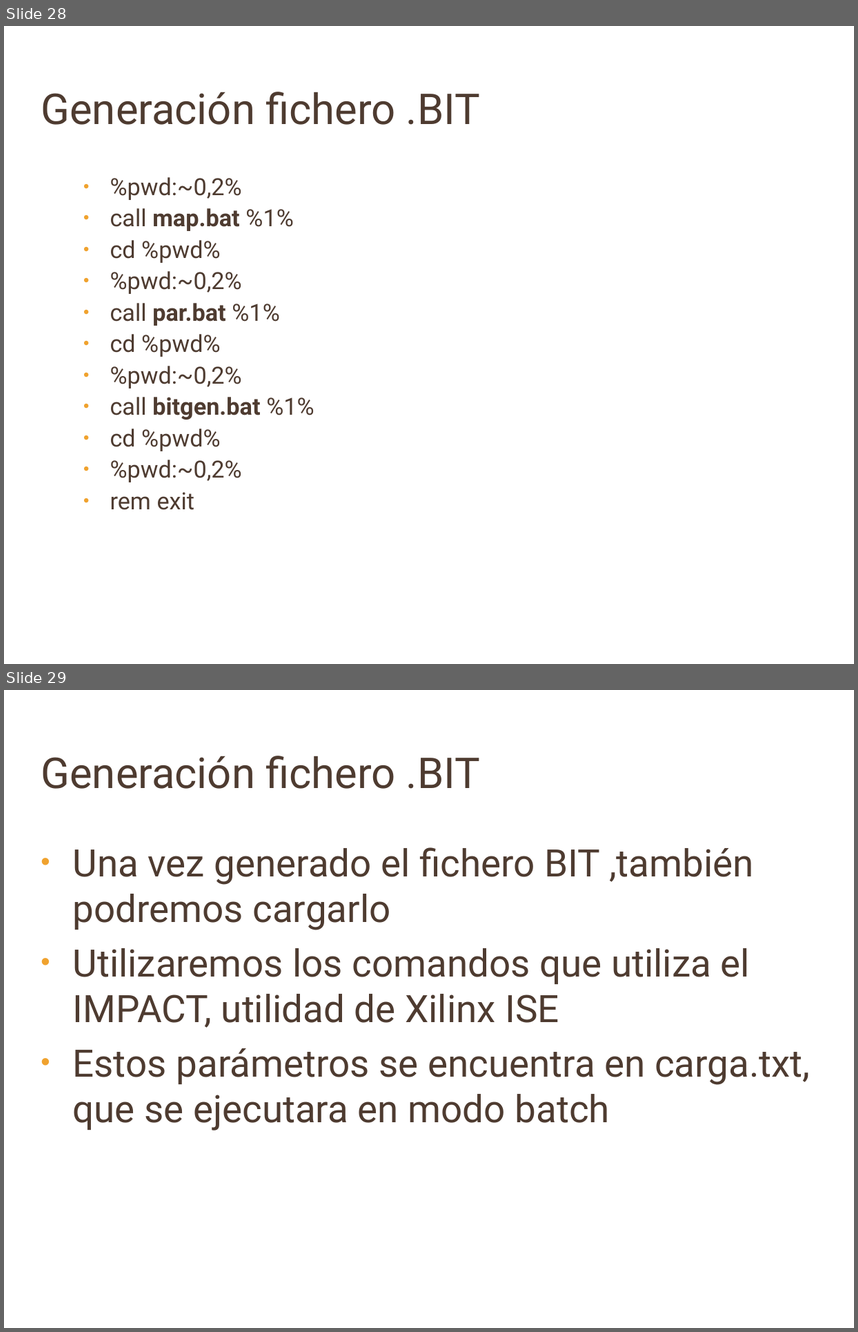
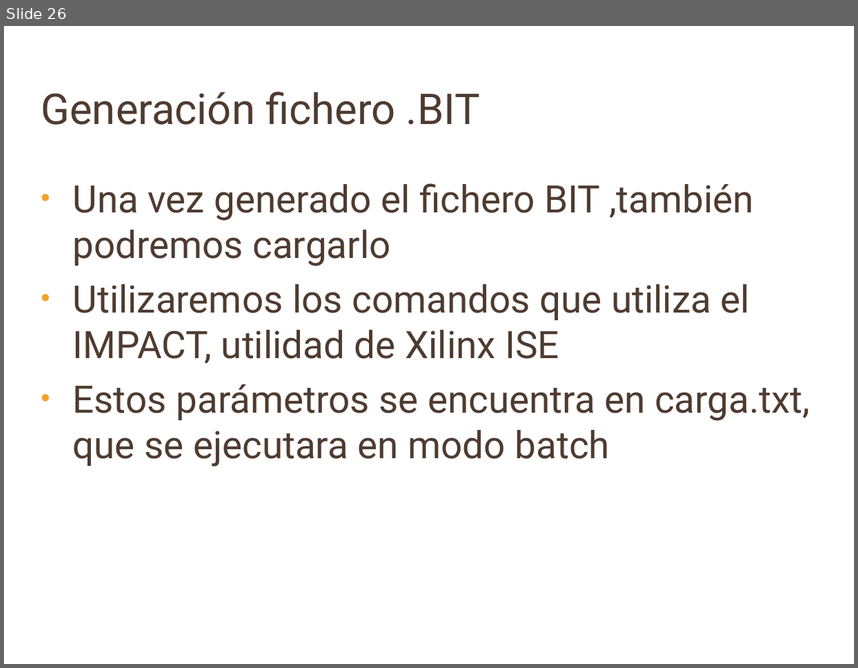
Before and after one commit to gargomanjr/fpga2010, a slide deck: Nessy2.0/memoria/Presentacion_SSII.ppt. Shown one above the other, each under a label of ours: slides 28 and 29 before the commit, slide 26 after it. The pictures are 858x1332 and 858x668 pixels, drawn with LibreOffice and Linux fonts; fonts in the diff are those of the drawing; background and template pictures are left out. Boxes give left, top, right and bottom in pixels: in the first picture for what was removed or moved away, otherwise in the second. Text is boxed around its words. In the diff, an @@ line names an element or a change of style, - is before the commit and + after.

```diff
--- a/Nessy2.0/memoria/Presentacion_SSII.ppt
+++ b/Nessy2.0/memoria/Presentacion_SSII.ppt
@@ slide 28 removed at (4,26,854,664), background picture (left out) @@
@@ title removed at (41,92,480,125) @@
-Generación fichero .BIT
@@ text removed at (110,177,314,510) @@
-  • %pwd:~0,2%
-  • call map.bat %1%
-  • cd %pwd%
-  • %pwd:~0,2%
-  • call par.bat %1%
-  • cd %pwd%
-  • %pwd:~0,2%
-  • call bitgen.bat %1%
-  • cd %pwd%
-  • %pwd:~0,2%
-  • rem exit
@@ what was slide 29 is now slide 26 @@
```
Also in this commit, not shown: 2 slides changed, 4 other slides removed.
